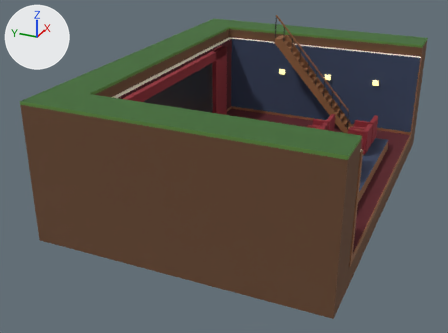
The glTF model assets/map-cinema.glb as it was, and as the next commit left it.
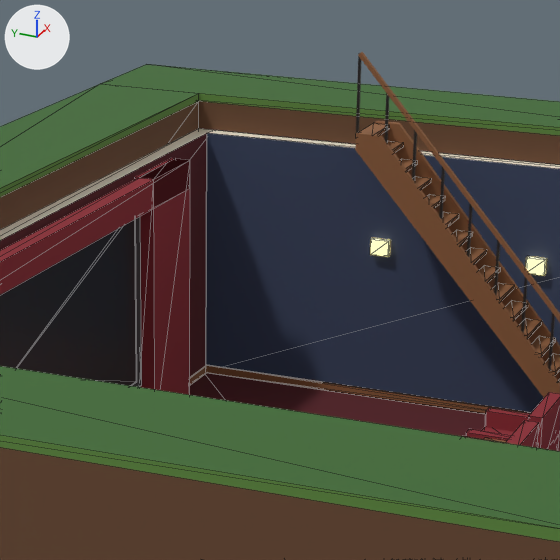
Old and new are each drawn whole from a 50 mm lens placed at (-14.58, -2.79, 9.39), pointed at (4.0, 5.57, 0.1) and again close up on the part from 38% to 75% of the width and 0% to 49% of the height. The lights are fixed; the arrows at upper left show +X, +Y and +Z. The first two pictures are the older version. The close-ups show mesh edges as thin lines. Where no turn or scale is listed for an object, it has been applied to the vertices.

In view in the first close-up: 'Cinema_Earth', 'Cinema_Stair', 'Cinema_Stair_Rail', 'Floor_Slab', 'Recliners', 'TV_Unit', 'Walls'.
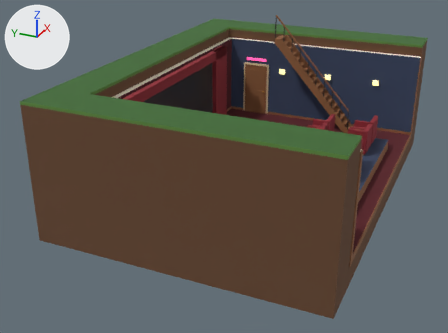
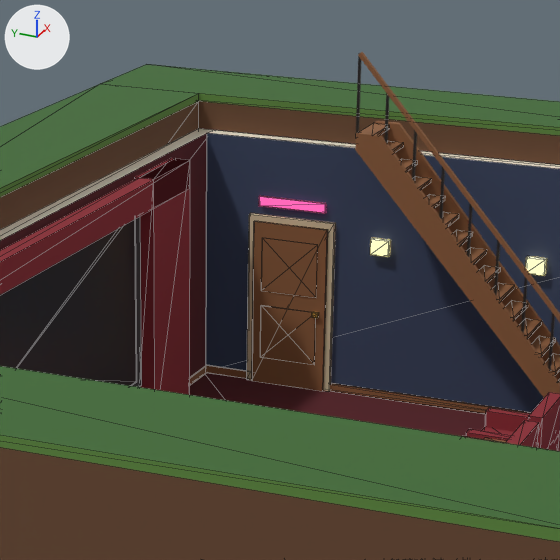
Edits to the bpy script that builds the scene:
```text
Add mat_m_l2_brass:
    mat_m_l2_brass = principled_material('M_L2_Brass')
    mat_m_l2_brass.base_color = (0.584, 0.309, 0.0497)  # orange #c9973f
    mat_m_l2_brass.roughness = 0.35
Add mat_m_trim_beige:
    mat_m_trim_beige = principled_material('M_Trim_Beige')
    mat_m_trim_beige.base_color = (0.687, 0.552, 0.361)  # beige #d8c4a2
    mat_m_trim_beige.roughness = 0.9
Add me_bowling_door:
    me_bowling_door.from_pydata(...)  # 68 vertices, 72 faces; spans x 10.06..10.2, y 6.22..7.38, z 0.0..2.47
    # faces by material slot: [12, 36, 12, 12]
    me_bowling_door.materials.append(mat_m_trim_beige)  # beige #d8c4a2
    me_bowling_door.materials.append(mat_stylized__wood)  # brown #8e5e3a
    me_bowling_door.materials.append(mat_m_l2_brass)  # orange #c9973f
    me_bowling_door.materials.append(mat_l2_neon_pink)  # pink #ff6fae, glowing pink #ff4f9a
Add ob_bowling_door:
    ob_bowling_door = bpy.data.objects.new('Bowling_Door', me_bowling_door)
    ob_bowling_door.location = (0.0, 0.0, 0.0)
```

What differs and where, as boxes (x1, y1, x2, y2) in the close-ups (560 x 560 px):
'Bowling_Door', added
    after: (247, 196, 336, 391)
    faces in mat_stylized__wood (brown #8e5e3a): (252, 221, 328, 391)
    faces in mat_m_trim_beige (beige #d8c4a2): (247, 213, 336, 391)
    faces in mat_l2_neon_pink (pink #ff6fae, glowing pink #ff4f9a): (259, 196, 326, 213)
